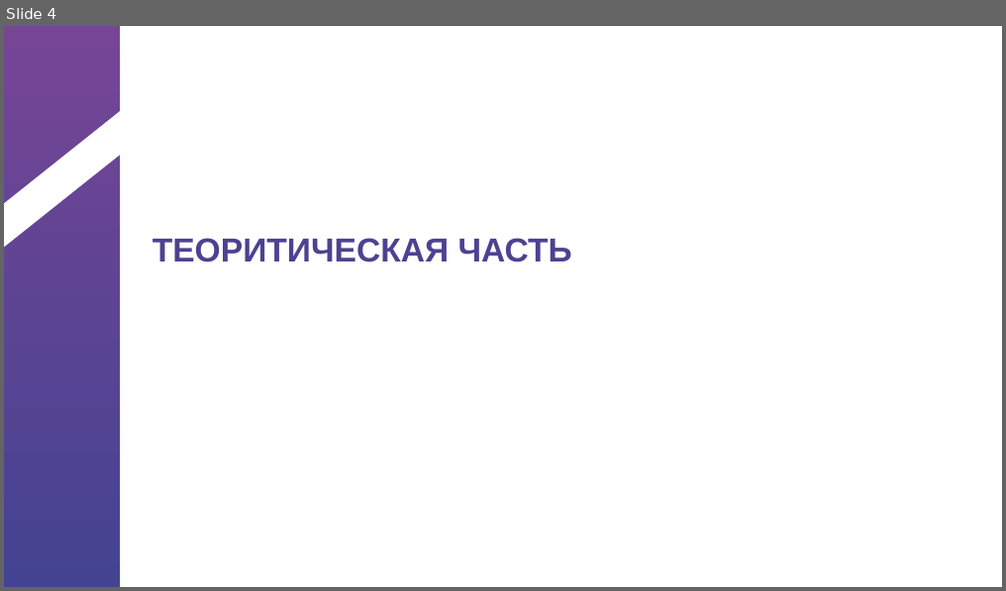
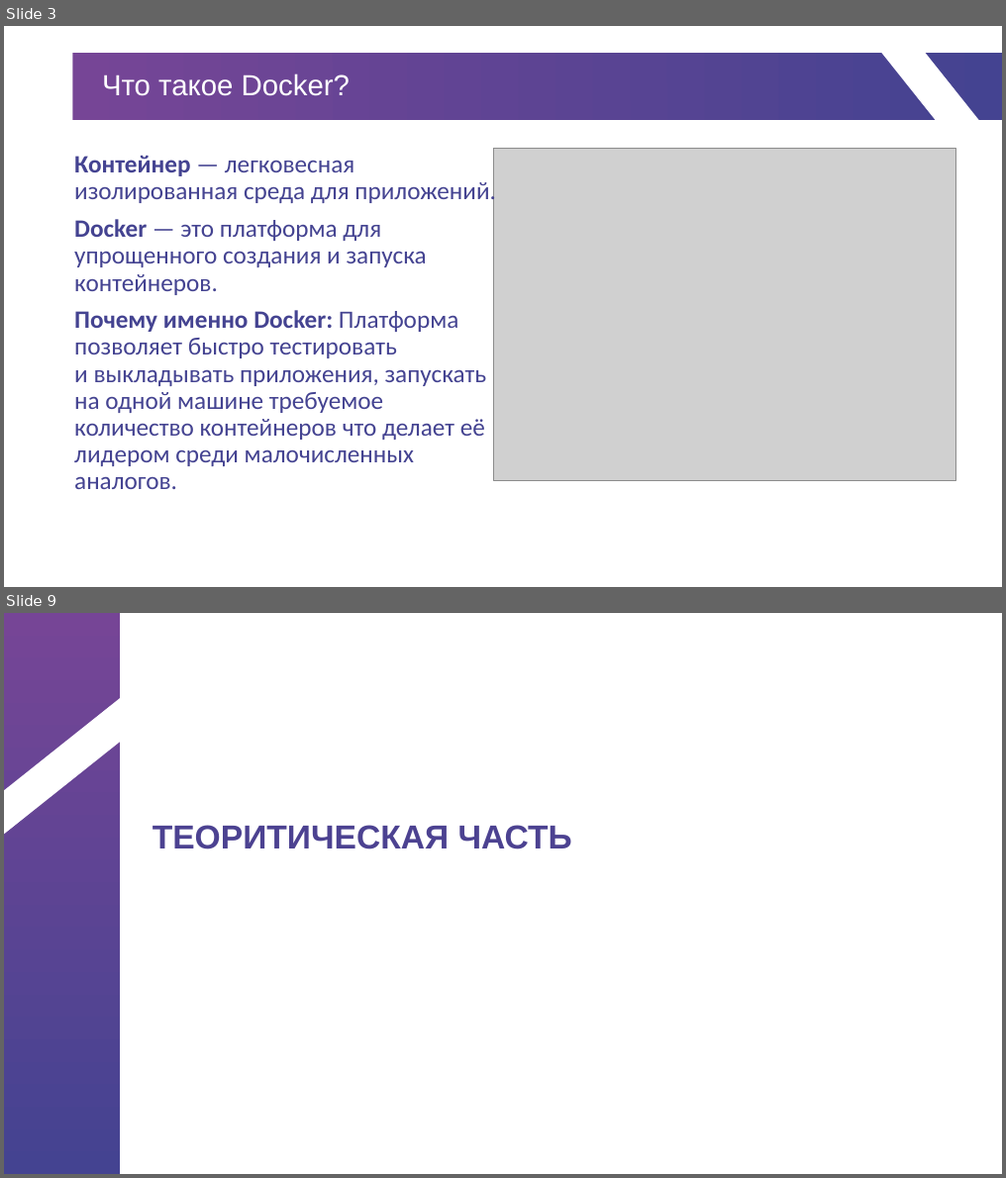
Before and after one commit to gepasgoy/IndividualProject, a slide deck: Шаблон презентации для защиты.pptx. Shown one above the other, each under a label of ours: slide 4 before the commit, slides 3 and 9 after it; the slides between them are not shown. The pictures are 1006x591 and 1006x1178 pixels, drawn with LibreOffice and Linux fonts; fonts in the diff are those of the drawing; grey boxes stand for pictures; background and template pictures are left out. Boxes give left, top, right and bottom in pixels: in the first picture for what was removed or moved away, otherwise in the second. Text is boxed around its words. In the diff, an @@ line names an element or a change of style, - is before the commit and + after.

```diff
--- a/Шаблон презентации для защиты.pptx
+++ b/Шаблон презентации для защиты.pptx
@@ slide 3 added at [4,26,1002,587], background picture (left out) @@
@@ rectangle added at [72,54,1002,120], fill gradient #764596 to #444391 @@
@@ parallelogram added at [866,26,1002,171], fill #FFFFFF @@
@@ title added at [102,74,350,96], 28 pt, text #FFFFFF @@
+Что такое Docker?
@@ text added at [74,156,496,489], 24 pt, text #444391 @@
+Контейнер — легковесная изолированная среда для приложений.
+Docker — это платформа для упрощенного создания и запуска контейнеров.
+Почему именно Docker: Платформа позволяет быстро тестировать и выкладывать приложения, запускать на одной машине требуемое количество контейнеров что делает её лидером среди малочисленных аналогов.
@@ picture added at [494,148,956,481] @@
@@ what was slide 4 is now slide 9 @@
```
Also in this commit, not shown: 3 slides changed, 4 other slides added, 2 other files.
